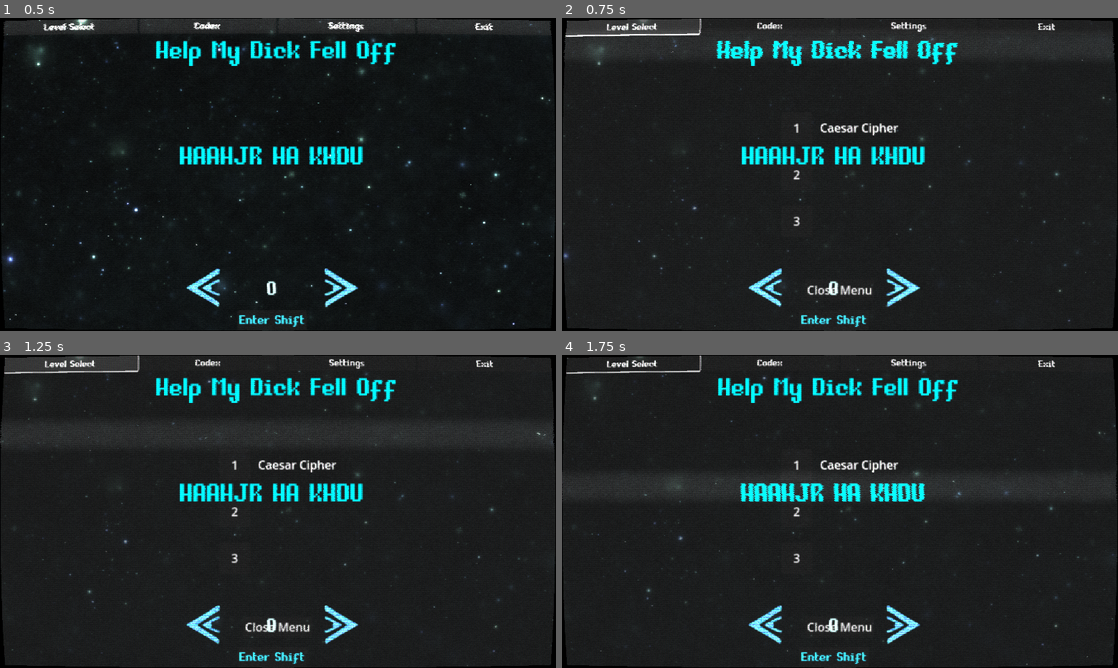
Above: before the commit, frames 1-4 (two rows, left to right).
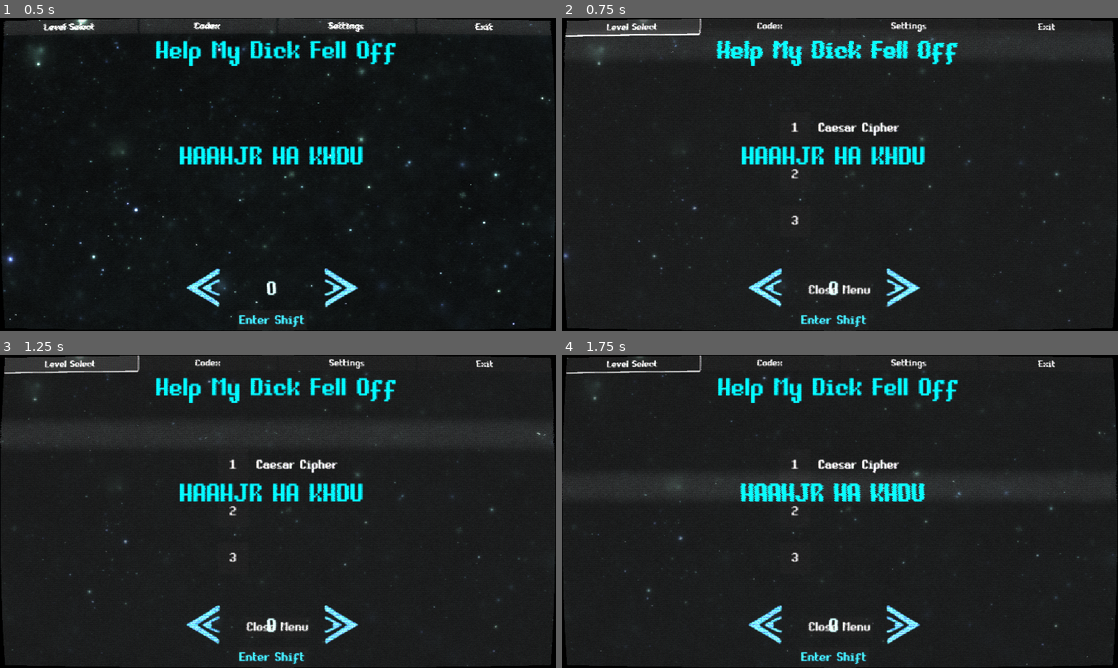
Above: after the commit, the same moments.

Repository: jesshet/COSC224-Cryptography-Game
Game: Godot game, scene res://scenes/game.tscn
Two runs of this game, one before a commit and one after it. Both use one fixed random seed, a clock stepped at 60 frames per second and the inputs below.
Inputs:
- Up to frame 1 (0.5 s): no input
- Up to frame 2 (0.75 s): click "Level Select" at 0.5 s
- Up to frame 3 (1.25 s): no input
- Up to frame 4 (1.75 s): click "Enter Shift" at 1.25 s

Frame 1 is identical in both runs. In frame 2, 0.6% of the frame differs, in the area x 41-61%, y 33-89%; in frame 3, 0.6%; in frame 4, 0.6%.

Commit message:
Changed Font Style

Diff:
--- a/Cryptography-Game/scenes/level-select-button.tscn
+++ b/Cryptography-Game/scenes/level-select-button.tscn
@@ -1,6 +1,7 @@
-[gd_scene load_steps=2 format=3 uid="uid://dfkh1qqtl3hce"]
+[gd_scene load_steps=3 format=3 uid="uid://dfkh1qqtl3hce"]
 
 [ext_resource type="Script" path="res://scripts/level_select_button.gd" id="1_sryxi"]
+[ext_resource type="FontFile" uid="uid://bsg87625avwx2" path="res://assets/fonts/EquipmentPro.woff" id="2_64ve6"]
 
 [node name="Level" type="HBoxContainer"]
 anchors_preset = 4
@@ -19,14 +20,16 @@
 custom_minimum_size = Vector2(64, 64)
 layout_mode = 2
 size_flags_vertical = 0
-theme_override_font_sizes/font_size = 24
+theme_override_fonts/font = ExtResource("2_64ve6")
+theme_override_font_sizes/font_size = 32
 text = "NA"
 
 [node name="RichTextLabel" type="RichTextLabel" parent="."]
 layout_mode = 2
 size_flags_horizontal = 2
 size_flags_vertical = 4
-theme_override_font_sizes/normal_font_size = 24
+theme_override_fonts/normal_font = ExtResource("2_64ve6")
+theme_override_font_sizes/normal_font_size = 32
 bbcode_enabled = true
 text = "Demo Text"
 fit_content = true
--- a/Cryptography-Game/scenes/level-select-menu.tscn
+++ b/Cryptography-Game/scenes/level-select-menu.tscn
@@ -1,8 +1,9 @@
-[gd_scene load_steps=4 format=3 uid="uid://qhppkbq1twcb"]
+[gd_scene load_steps=5 format=3 uid="uid://qhppkbq1twcb"]
 
 [ext_resource type="PackedScene" uid="uid://dfkh1qqtl3hce" path="res://scenes/level-select-button.tscn" id="1_righb"]
 [ext_resource type="Script" path="res://scripts/level-select-menu.gd" id="1_rl0j8"]
-[ext_resource type="PackedScene" uid="uid://cj3givo7ll2ia" path="res://scenes/caesar_level.tscn" id="3_lg3ln"]
+[ext_resource type="PackedScene" uid="uid://cj3givo7ll2ia" path="res://scenes/caesar-level.tscn" id="3_lg3ln"]
+[ext_resource type="FontFile" uid="uid://bsg87625avwx2" path="res://assets/fonts/EquipmentPro.woff" id="4_777na"]
 
 [node name="Level-Select-Menu" type="MarginContainer"]
 anchors_preset = 15
@@ -49,7 +50,8 @@
 
 [node name="CloseButton" type="Button" parent="MarginContainer"]
 layout_mode = 2
-theme_override_font_sizes/font_size = 24
+theme_override_fonts/font = ExtResource("4_777na")
+theme_override_font_sizes/font_size = 32
 text = "Close Menu"
 
 [connection signal="load_level" from="AspectRatioContainer/Level Select Menu/Level" to="." method="_on_level_load_level"]
